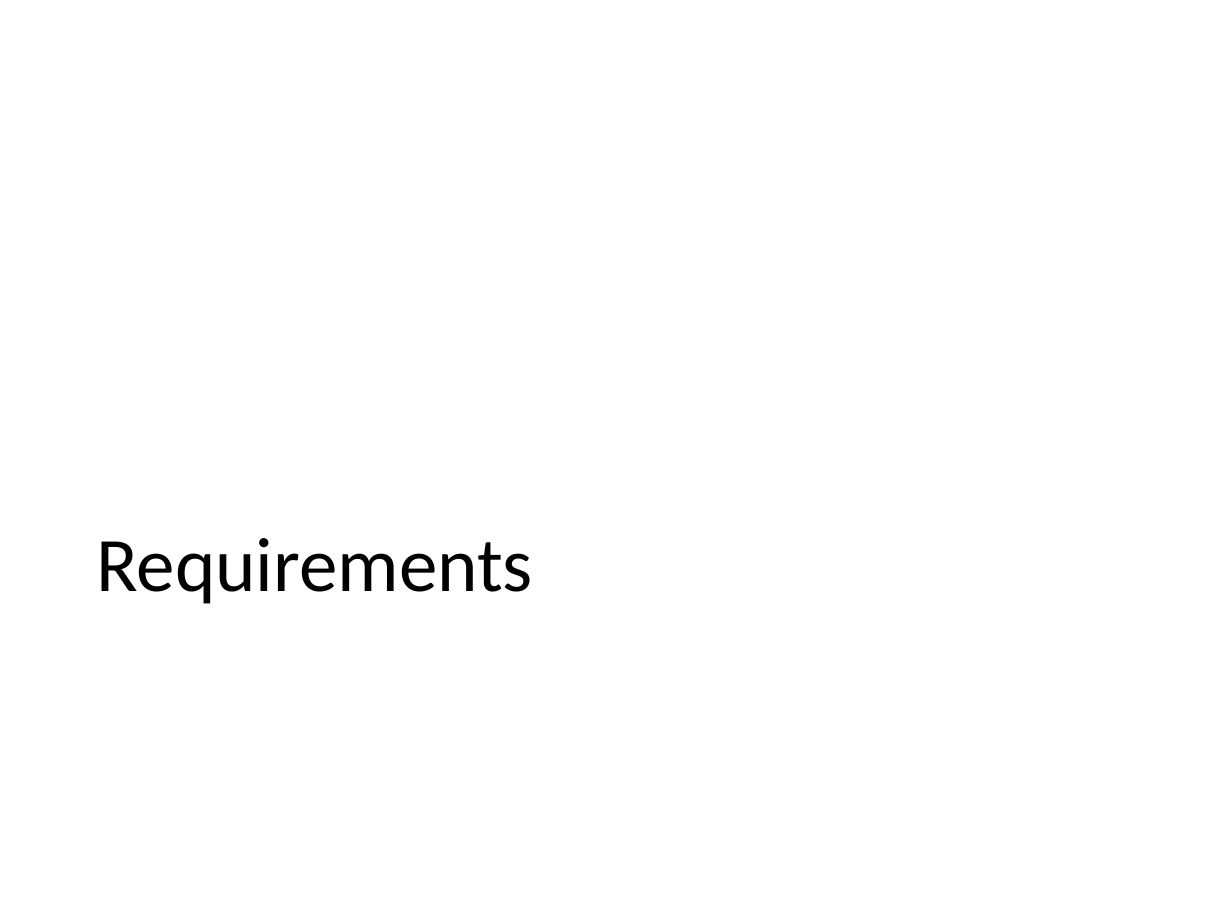
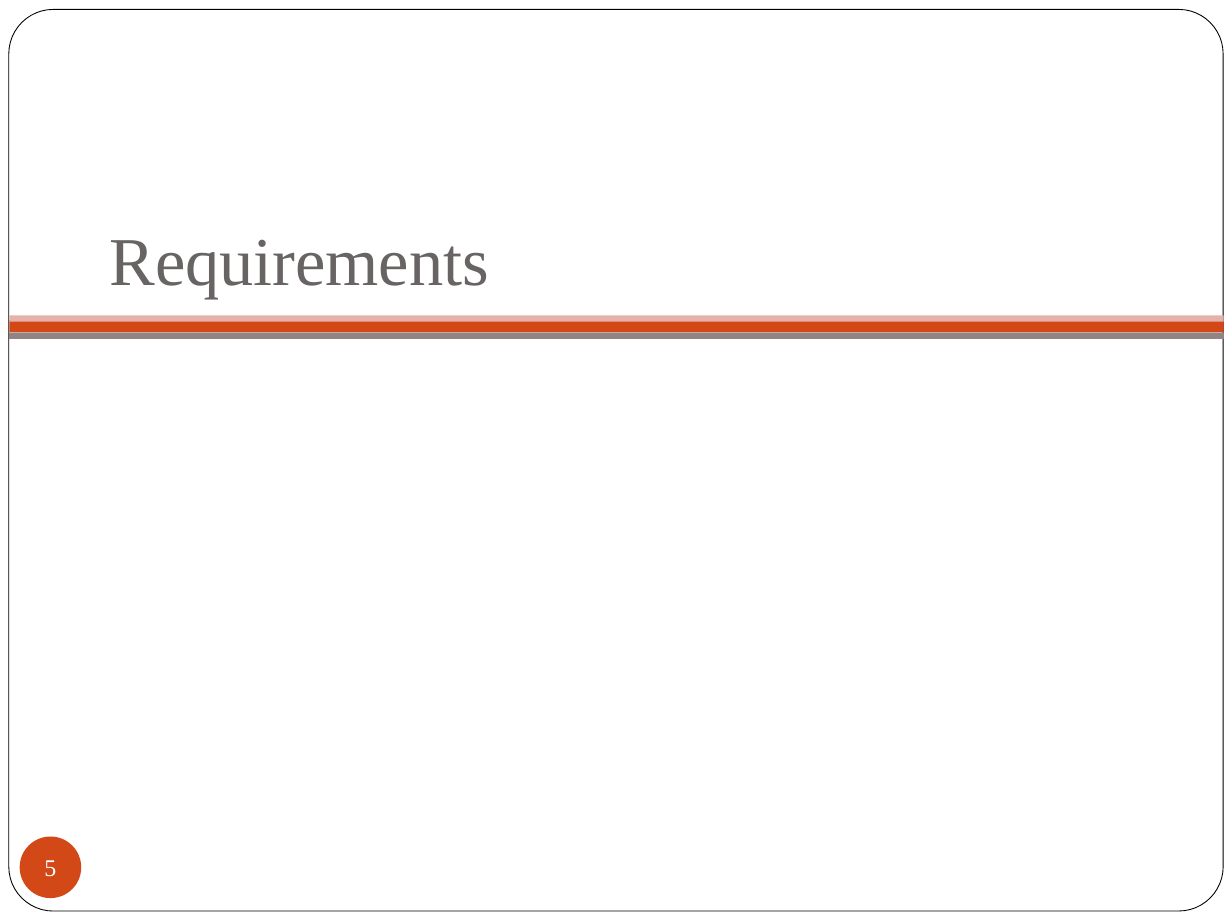
Before and after one commit to 2014-sed-team3/term-project, a slide deck: slide 5 of project/report/report.pptx. Drawn at 1232x924 pixels with LibreOffice and Linux fonts; fonts in the diff are those of the drawing; background and template pictures are left out. Boxes give left, top, right and bottom in pixels: in the first picture for what was removed or moved away, otherwise in the second. Text is boxed around its words. In the diff, an @@ line names an element or a change of style, - is before the commit and + after.

```diff
--- a/project/report/report.pptx
+++ b/project/report/report.pptx
@@ rounded rectangle added at (9, 10, 1223, 912), fill #FFFFFF, outline #000000 0.5 pt @@
@@ title "Requirements": place and size @@
-title "Requirements" at (96, 538, 533, 604)
+title "Requirements" at (109, 239, 489, 299)
@@ title "Requirements" at (109, 239, 489, 299): size 45 to 40 pt, font Calibri to Times New Roman, text colour #000000 to #696464; line spacing 0.9 to 1 @@
@@ rectangle added at (10, 320, 1225, 333), fill #D34817 @@
@@ rectangle added at (10, 315, 1225, 322), fill #E6B1AC @@
@@ rectangle added at (9, 333, 1223, 339), fill #918485 @@
@@ page number added at (20, 837, 81, 898), fill #D34817, 14 pt, text #FFFFFF @@
+5
```
Also in this commit, not shown: 46 other slides changed.
